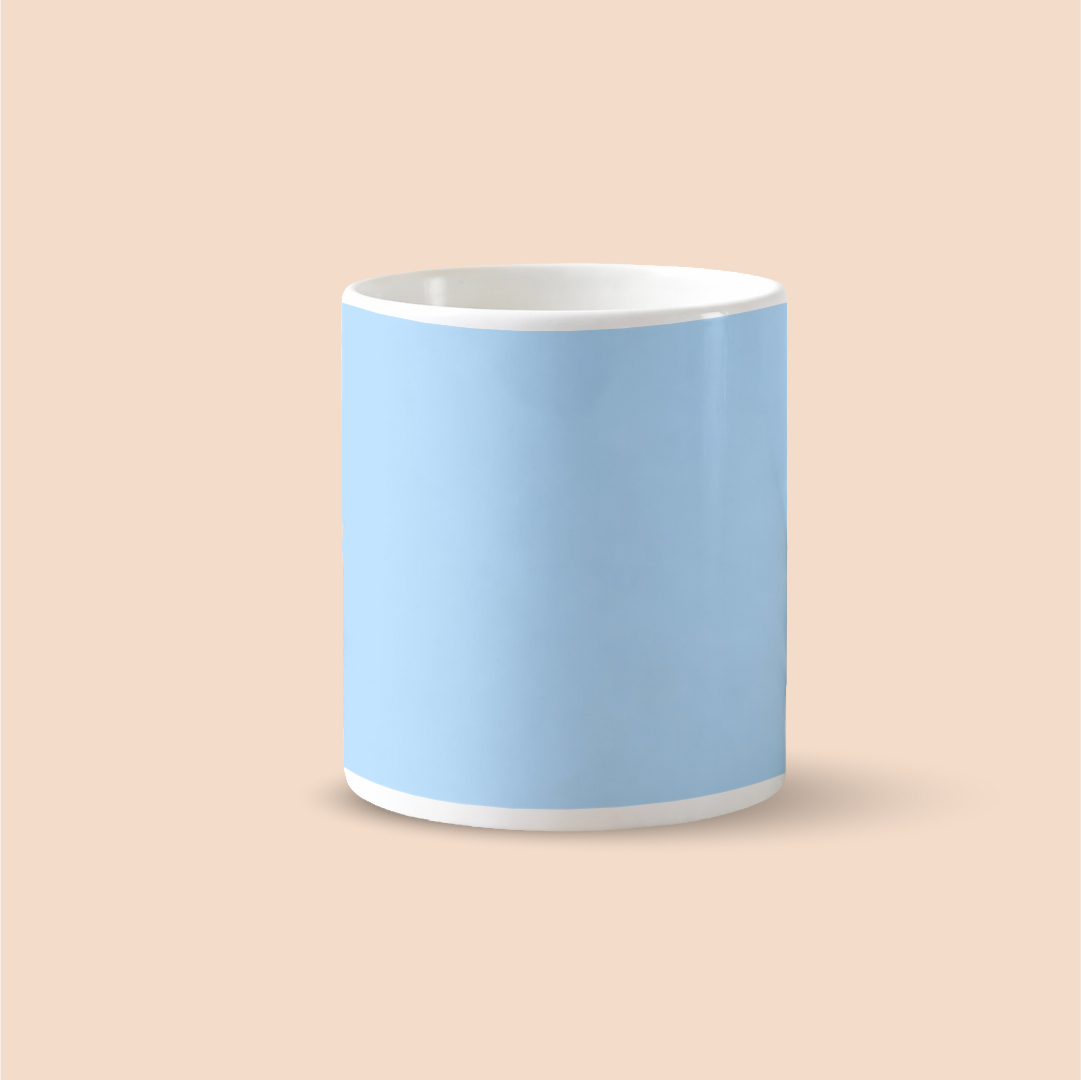
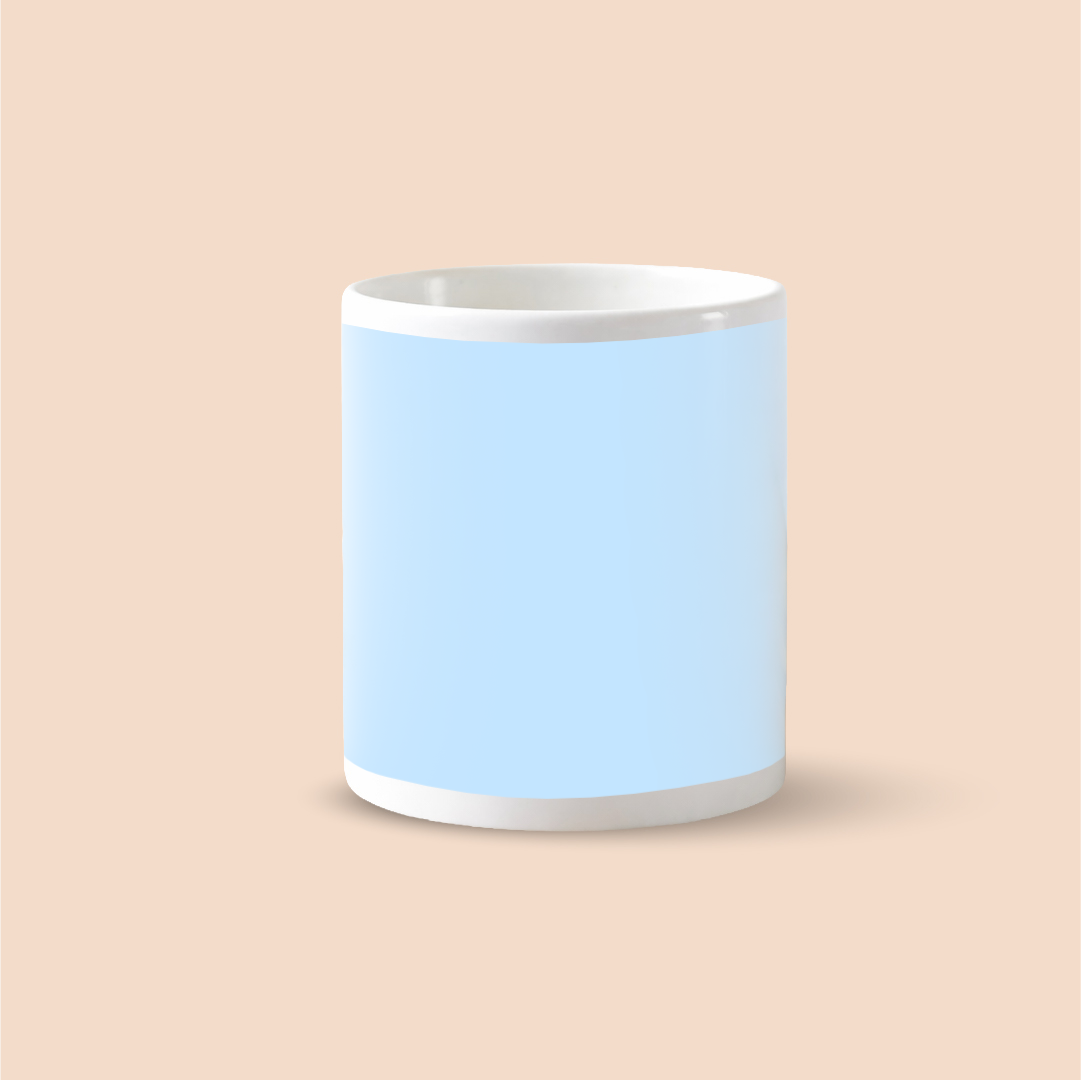
Layered file, before and after one edit (1081x1080). Changes by layer:
"Rectangle 1": blend linear burn → normal, painted on it over [341, 302, 788, 810]
